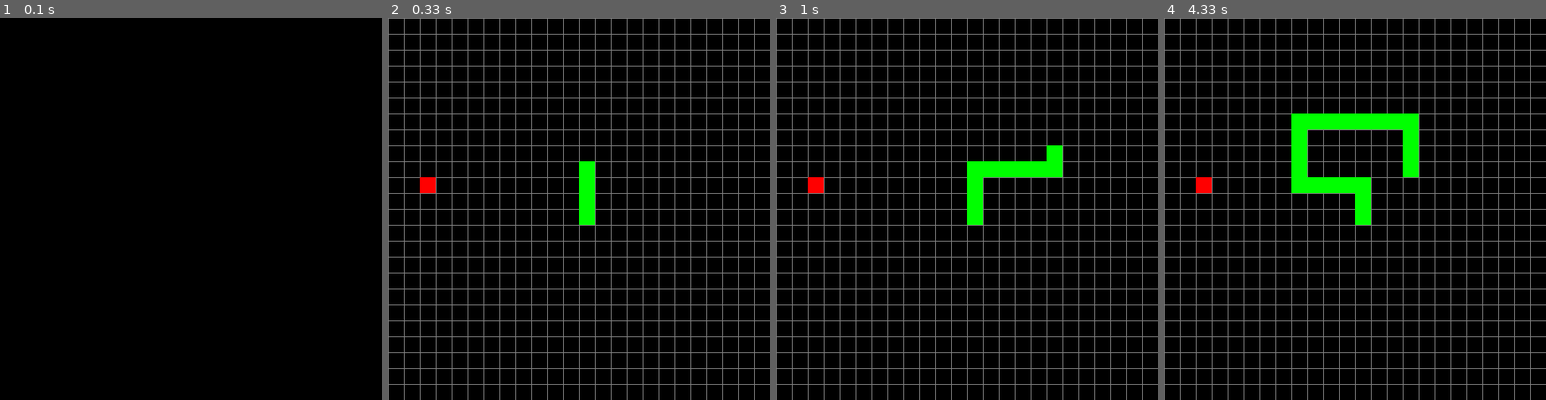
Above: before the commit, frames 1-4 (left to right).
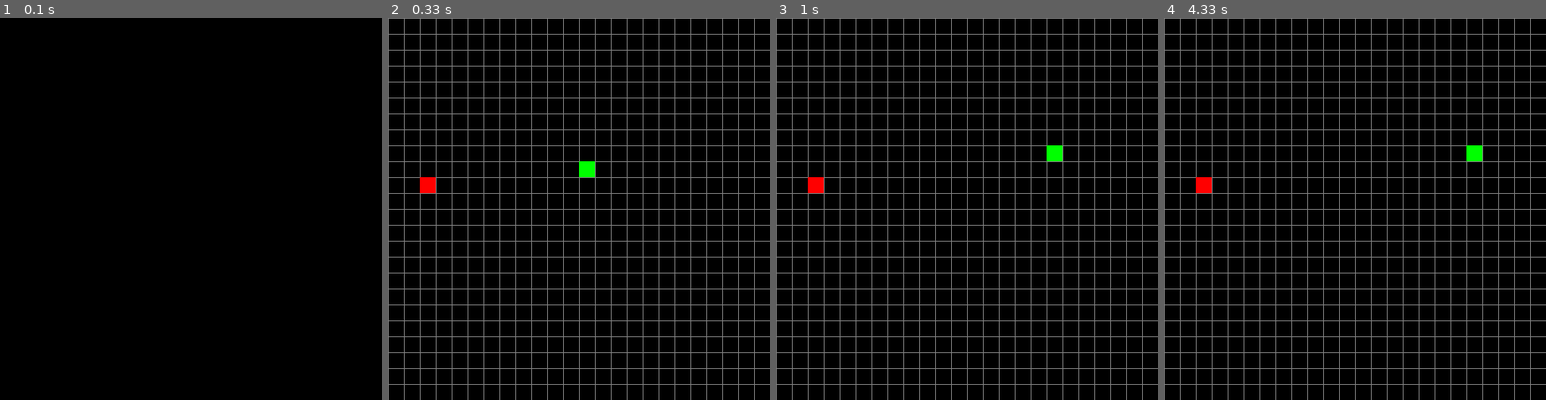
Above: after the commit, the same moments.

Repository: nkniat/wroclaw_pygame_1506
Game: pygame game, started from cw3_snake.py
Same seed, same stepped clock (60 frames per second), same inputs: the game is played once before the commit and once after it.
Inputs:
- Up to frame 1 (0.1 s): no input
- Up to frame 2 (0.33 s): no input
- Up to frame 3 (1 s): hold Right 0.33-0.8 s; hold Up from 0.83 s (still down)
- Up to frame 4 (4.33 s): release Up at 1.13 s; hold Right 1.17-1.63 s; hold Left 1.67-2.2 s; hold Down 2.23-2.53 s; hold Left 2.57-2.97 s; hold Up 3-3.37 s; hold Right 3.4-4.03 s; hold Down from 4.07 s (still down)

Frame 1 is identical in both runs. In frame 2, 0.5% of the frame differs, in the area x 50-55%, y 41-55%; in frame 3, 1.6%; in frame 4, 3.8%, in the area x 33-84%, y 25-55%.

Commit message:
bug fix 2

Diff:
--- a/cw3_snake.py
+++ b/cw3_snake.py
@@ -48,6 +48,8 @@
             self.reset()
         else:
             self.__position.append(new_position)
+            if len(self.__position) > self.__len:
+                del self.__position[0]
 
     def reset(self):
         self.__len = 1
